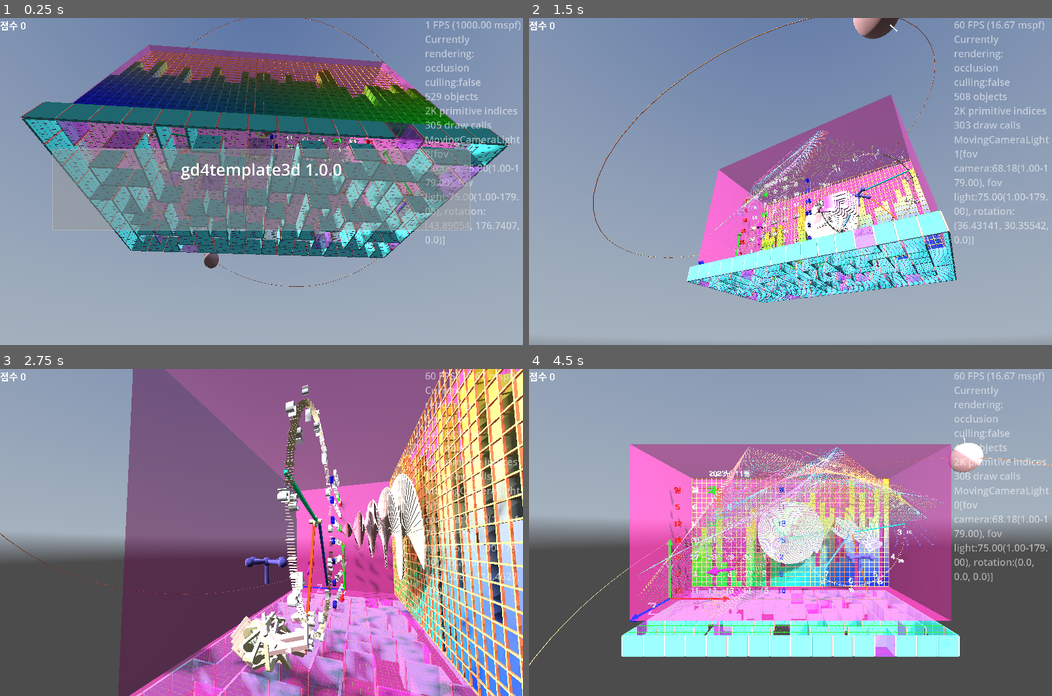
Above: before the commit, frames 1-4 (two rows, left to right).
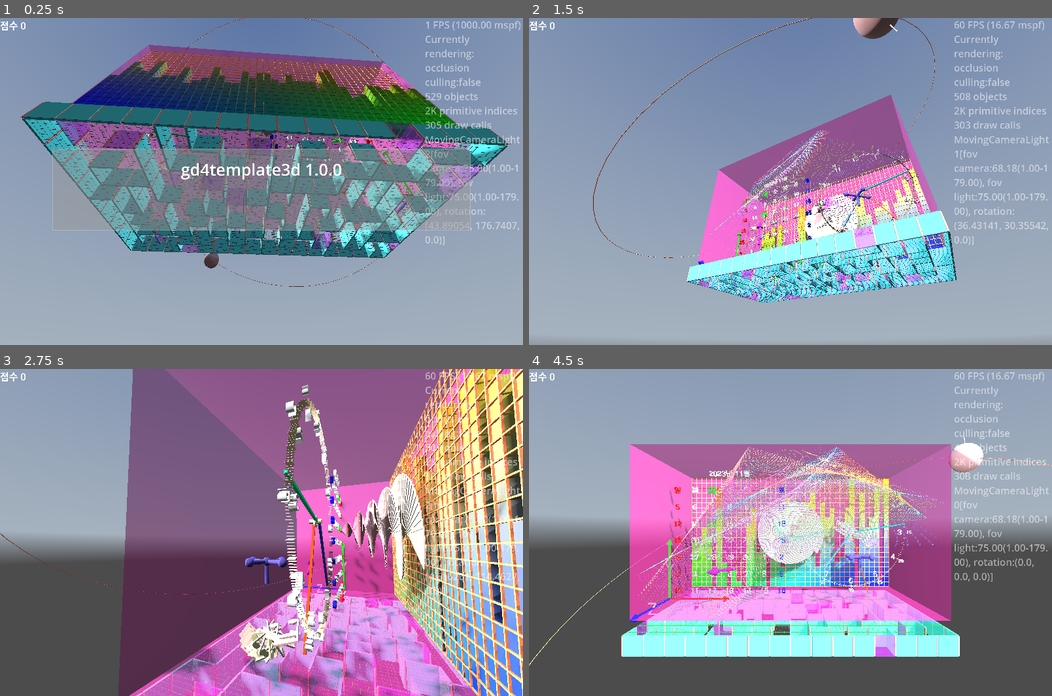
Above: after the commit, the same moments.

Repository: kasworld/gd4template3d
Game: Godot game, scene res://main.tscn
Same seed, same stepped clock (60 frames per second), same inputs: the game is played once before the commit and once after it. A sky picture missing from this copy of the repository is replaced by a grey-blue gradient.
Inputs (mouse positions are in pixels of both pictures, inside the frame that each line leads up to):
- Up to frame 1 (0.25 s): no input
- Up to frame 2 (1.5 s): tap Enter at 0.5, 0.6 s; move the mouse to (905, 165) at 0.52 s; click (905, 165) at 0.67 s; move the mouse to (685, 197) at 1.27 s; tap Delete at 1.35 s; click (685, 197) at 1.42 s
- Up to frame 3 (2.75 s): move the mouse to (313, 460) at 2.02 s; tap Enter at 2.1 s; click (313, 460) at 2.17 s
- Up to frame 4 (4.5 s): move the mouse to (764, 597) at 2.77 s; tap Delete at 2.85, 4.35 s; click (764, 597) at 2.92 s; move the mouse to (947, 581) at 3.52 s; tap Enter at 3.6 s; click (947, 581) at 3.67 s; move the mouse to (633, 483) at 4.27 s; click (633, 483) at 4.42 s

The runs differ from the first frame. In frame 1, less than 0.1% of the frame differs, in the area x 47-81%, y 35-50%; in frame 2, 0.3%; in frame 3, 2.5%, in the area x 44-73%, y 74-100%; in frame 4, 0.5%.

Commit message:
adjust TextMesh size in MeshTrail

Diff:
--- a/mesh_trail/mesh_trail.gd
+++ b/mesh_trail/mesh_trail.gd
@@ -172,8 +172,8 @@
 			mesh.top_radius = 0
 		_:
 			mesh = TextMesh.new()
-			mesh.depth = r/4
-			mesh.pixel_size = r / 10
-			mesh.font_size = r*40
+			mesh.depth = r/10
+			mesh.pixel_size = r / 6
+			#mesh.font_size = r*40
 			mesh.text = "%s" % mesh_type
 	return mesh
